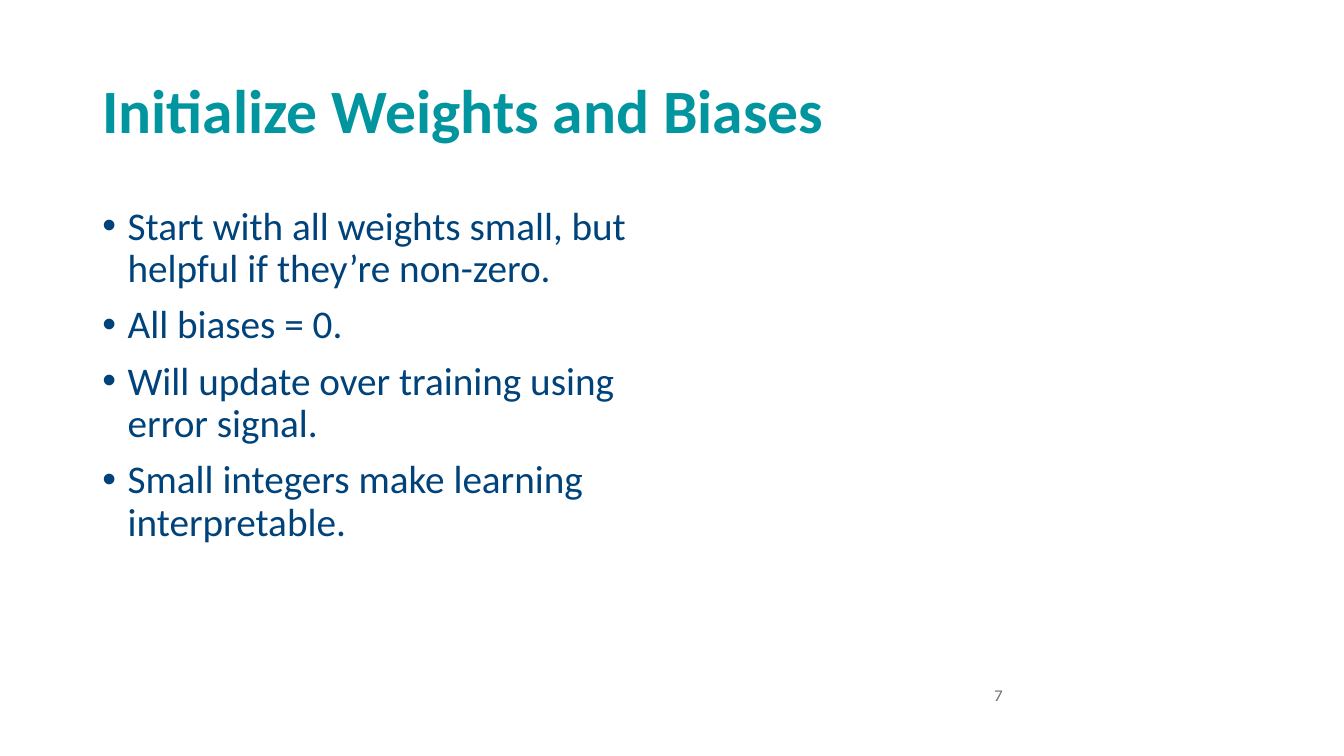
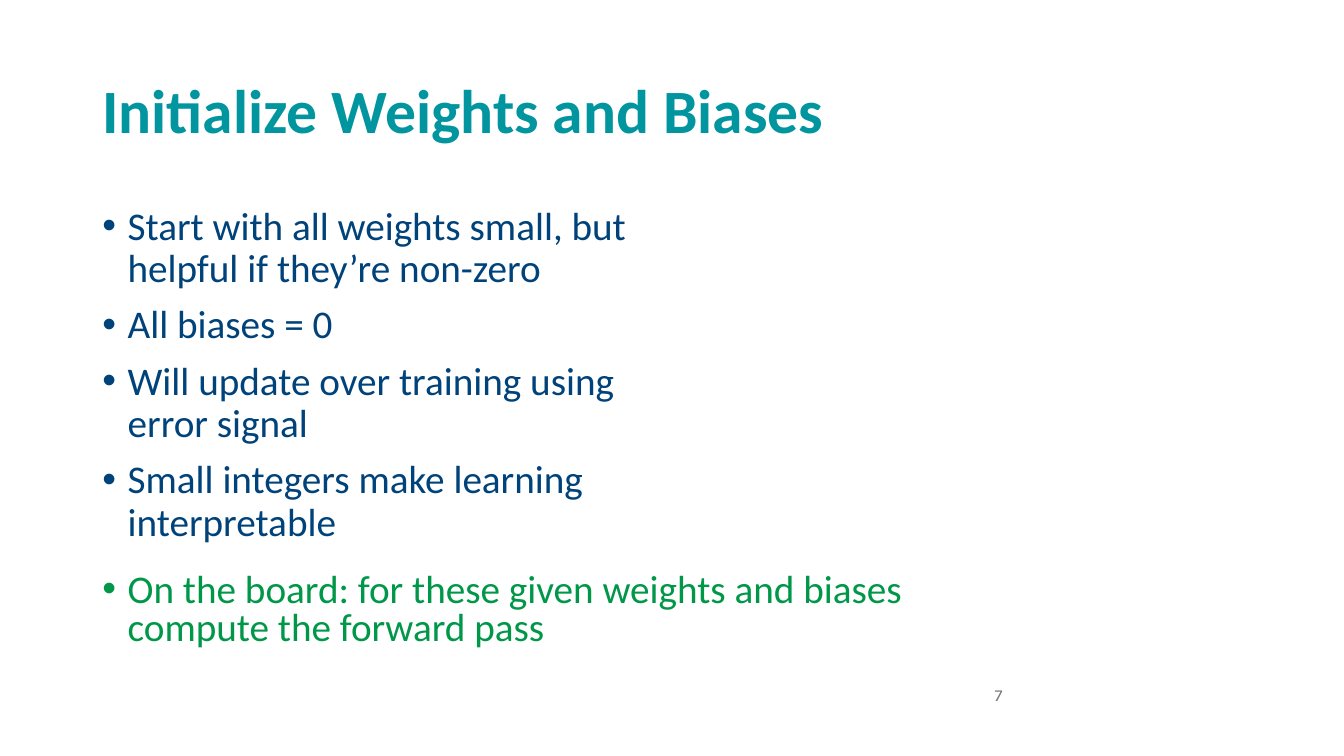
Before and after one commit to andrewcparnell/STAT41130, a slide deck: slide 7 of slides/day 2/D2C1_ANN.pptx. Drawn at 1344x756 pixels with LibreOffice and Linux fonts; fonts in the diff are those of the drawing; grey boxes stand for pictures; background and template pictures are left out. Boxes give left, top, right and bottom in pixels: in the first picture for what was removed or moved away, otherwise in the second. Text is boxed around its words. In the diff, an @@ line names an element or a change of style, - is before the commit and + after.

```diff
--- a/slides/day 2/D2C1_ANN.pptx
+++ b/slides/day 2/D2C1_ANN.pptx
@@ text at (128,212,626,543): text changed @@
-• Start with all weights small, but helpful if they’re non-zero.
-• All biases = 0.
-• Will update over training using error signal.
-• Small integers make learning interpretable.
+• Start with all weights small, but helpful if they’re non-zero
+• All biases = 0
+• Will update over training using error signal
+• Small integers make learning interpretable
@@ text added at (128,575,901,648), 28 pt, text #009749 @@
+• On the board: for these given weights and biases compute the forward pass
```
Also in this commit, not shown: 3 other slides changed, 3 slides removed, 5 other files.
